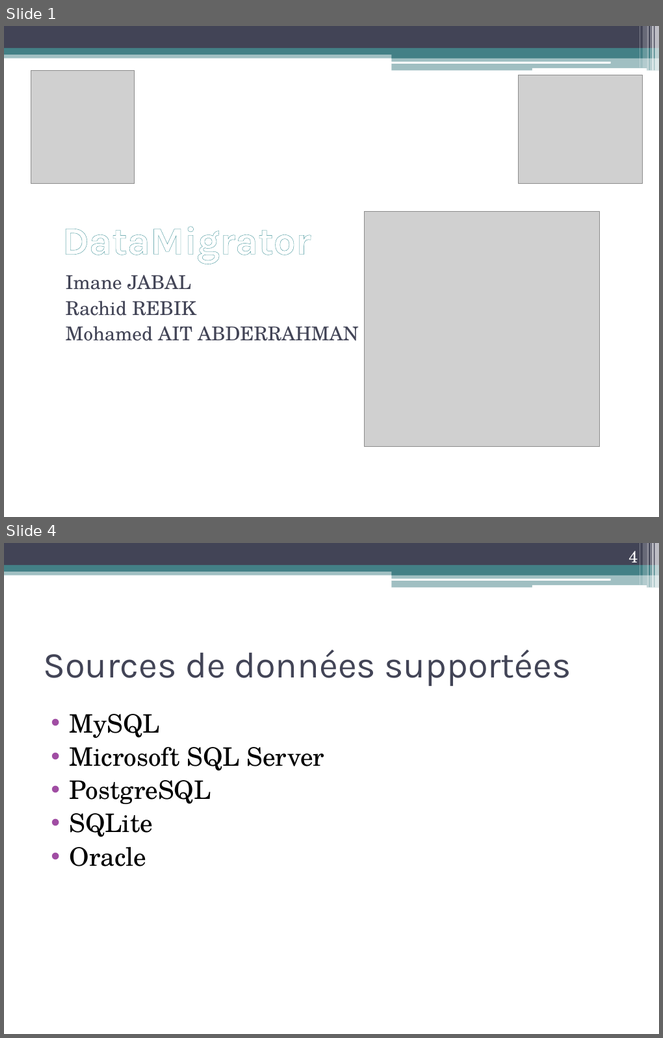
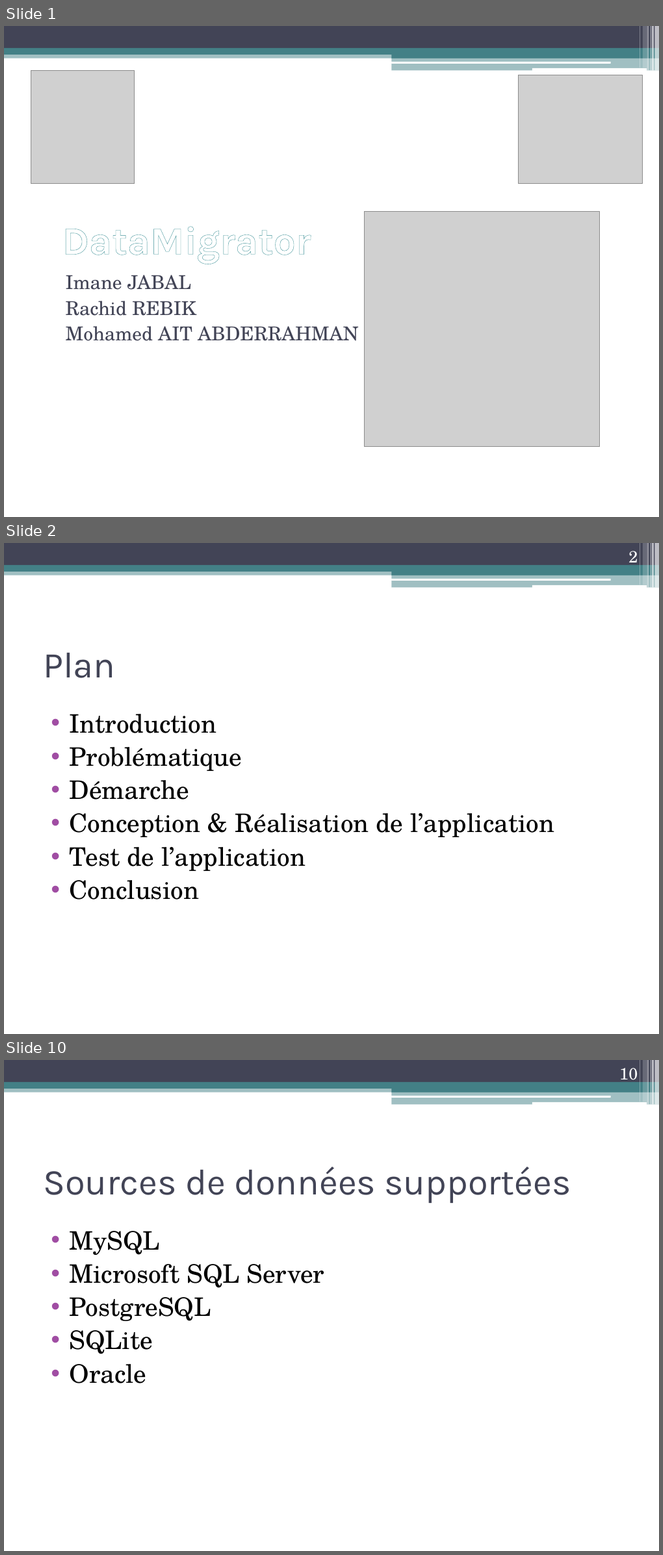
Before and after one commit to anunnakian/db2file, a slide deck: docs/dataMigrator.pptx. Shown one above the other, each under a label of ours: slides 1 and 4 before the commit, slides 1, 2 and 10 after it; the slides between them are not shown. The pictures are 663x1038 and 663x1555 pixels, drawn with LibreOffice and Linux fonts; fonts in the diff are those of the drawing; grey boxes stand for pictures. Boxes give left, top, right and bottom in pixels: in the first picture for what was removed or moved away, otherwise in the second. Text is boxed around its words. In the diff, an @@ line names an element or a change of style, - is before the commit and + after.

```diff
--- a/docs/dataMigrator.pptx
+++ b/docs/dataMigrator.pptx
@@ slide 2 added at (4,543,659,1034), background #FFFFFF; not listed: 13 template elements that a slide beside it also shows @@
@@ page number added at (629,551,638,568), 18 pt, text #FFFFFF @@
+2
@@ title added at (43,653,115,678), 40 pt, text #424456 @@
+Plan
@@ text added at (70,714,555,900), 28 pt, text #000000 @@
+• Introduction
+• Problématique
+• Démarche
+• Conception & Réalisation de l’application
+• Test de l’application
+• Conclusion
@@ what was slide 4 is now slide 10 @@
@@ page number at (620,1068,638,1085): text changed @@
-4
+10
```
Also in this commit, not shown: 4 slides changed, 13 other slides added, 2 slides removed.
